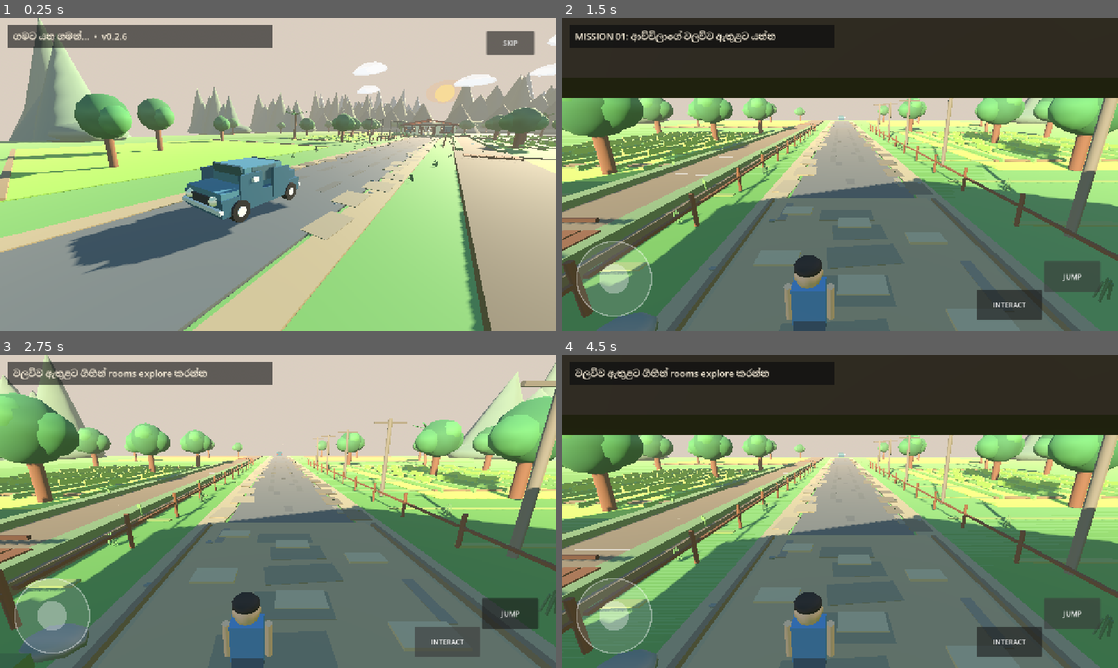
Above: before the commit, frames 1-4 (two rows, left to right).
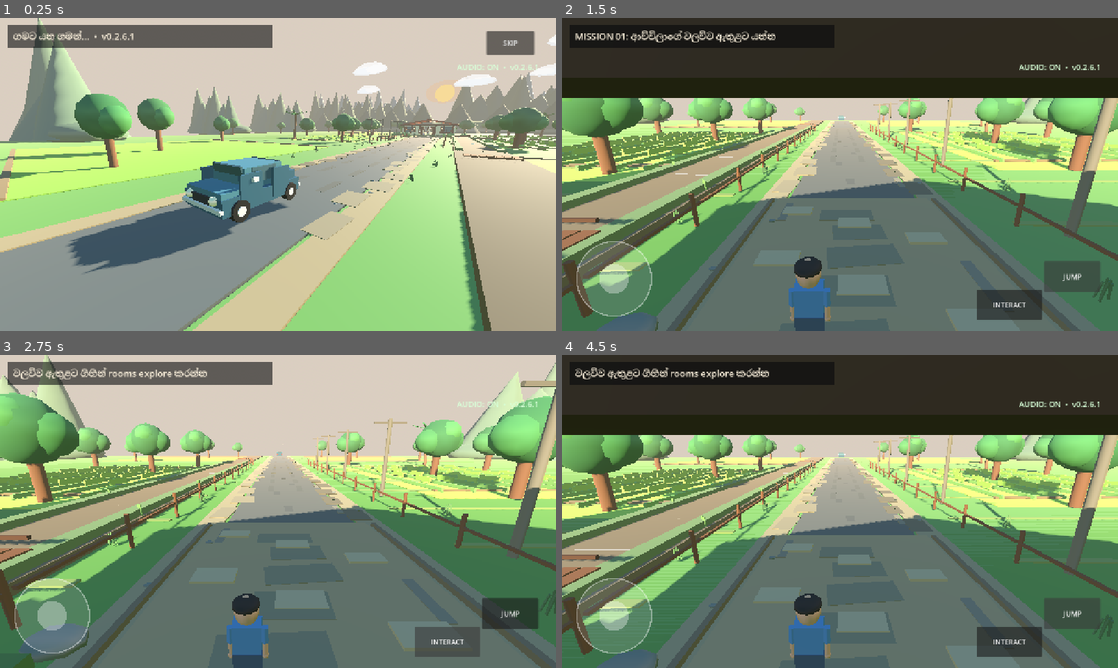
Above: after the commit, the same moments.

Repository: goldencenter432-sys/Gampiyasa
Game: Godot game, scene res://main.tscn
Same seed, same stepped clock (60 frames per second), same inputs: the game is played once before the commit and once after it.
Inputs:
- Up to frame 1 (0.25 s): no input
- Up to frame 2 (1.5 s): click "SKIP" at 0.5 s; click "JUMP" at 1.25 s
- Up to frame 3 (2.75 s): click "INTERACT" at 2 s
- Up to frame 4 (4.5 s): click "JUMP" at 2.75 s; click "INTERACT" at 3.5 s; click "JUMP" at 4.25 s

The runs differ from the first frame. In frame 1, 0.1% of the frame differs, in the area x 23-97%, y 4-37%; in frame 2, 0.7%, in the area x 39-97%, y 14-100%; in frame 3, 0.6%; in frame 4, 0.7%.

Commit message:
v0.2.6.1: jointed character rigs, natural walk cycles and audio verification

Diff:
--- a/scripts/main.gd
+++ b/scripts/main.gd
@@ -44,6 +44,8 @@
 var jump_btn: Button
 var interact_btn: Button
 var skip_btn: Button
+var audio_status: Label
+var audio_status_timer: float = 5.0
 var yaw := 0.0
 var pitch := -0.15
 var jump_request := false
@@ -214,21 +216,51 @@
 		light.omni_range = 7
 		h.add_child(light)
 
+func joint_segment(parent: Node3D, node_name: String, p: Vector3, radius: float, length: float, color: Color) -> Node3D:
+	var joint: Node3D = Node3D.new()
+	joint.name = node_name
+	joint.position = p
+	parent.add_child(joint)
+	var segment: MeshInstance3D = cylinder(joint,Vector3(0,-length*0.5,0),radius,length,color)
+	segment.name = node_name + "_Mesh"
+	return joint
+
 func person(parent: Node, p: Vector3, cloth: Color, scale_v := 1.0) -> Node3D:
-	var n := Node3D.new()
+	var n: Node3D = Node3D.new()
 	n.position = p
 	n.scale = Vector3.ONE * scale_v
 	parent.add_child(n)
-	cylinder(n,Vector3(0,1.15,0),0.38,1.45,cloth)
-	sphere(n,Vector3(0,2.1,0),0.34,Color("d3a07d"))
-	var hair: MeshInstance3D = sphere(n,Vector3(0,2.28,0.03),0.33,Color("2d241f"))
-	hair.scale = Vector3(1.0,0.48,1.0)
-	sphere(n,Vector3(-0.10,2.10,-0.31),0.032,Color("1f1d1c"))
-	sphere(n,Vector3(0.10,2.10,-0.31),0.032,Color("1f1d1c"))
-	cylinder(n,Vector3(-0.16,0.35,0),0.1,0.7,Color("383635"))
-	cylinder(n,Vector3(0.16,0.35,0),0.1,0.7,Color("383635"))
-	cylinder(n,Vector3(-0.48,1.18,0),0.09,0.82,Color("d3a07d"))
-	cylinder(n,Vector3(0.48,1.18,0),0.09,0.82,Color("d3a07d"))
+	var rig: Node3D = Node3D.new()
+	rig.name = "RigRoot"
+	n.add_child(rig)
+
+	# Layered body proportions with joint pivots so animation bends from shoulders/hips.
+	var pelvis: MeshInstance3D = box(rig,Vector3(0,0.72,0),Vector3(0.66,0.34,0.40),cloth.darkened(0.12))
+	pelvis.name = "Pelvis"
+	var torso: MeshInstance3D = cylinder(rig,Vector3(0,1.35,0),0.38,1.10,cloth)
+	torso.name = "Torso"
+	torso.scale = Vector3(1.0,1.0,0.72)
+	cylinder(rig,Vector3(0,1.92,0),0.105,0.20,Color("c58f70"))
+	var head: MeshInstance3D = sphere(rig,Vector3(0,2.20,0),0.35,Color("c58f70"))
+	head.scale = Vector3(0.92,1.06,0.92)
+	var hair: MeshInstance3D = sphere(rig,Vector3(0,2.39,0.04),0.34,Color("29211d"))
+	hair.scale = Vector3(0.98,0.47,0.98)
+	sphere(rig,Vector3(-0.105,2.22,-0.31),0.030,Color("1b1918"))
+	sphere(rig,Vector3(0.105,2.22,-0.31),0.030,Color("1b1918"))
+	var nose: MeshInstance3D = sphere(rig,Vector3(0,2.12,-0.335),0.045,Color("bd8468"))
+	nose.scale = Vector3(0.75,1.05,0.65)
+	box(rig,Vector3(0,2.02,-0.335),Vector3(0.15,0.025,0.02),Color("85514d"))
+
+	for side_i: int in range(2):
+		var side: float = -1.0 if side_i == 0 else 1.0
+		var suffix: String = "L" if side_i == 0 else "R"
+		var upper_arm: Node3D = joint_segment(rig,"UpperArm"+suffix,Vector3(0.47*side,1.72,0),0.095,0.48,cloth)
+		var lower_arm: Node3D = joint_segment(upper_arm,"LowerArm"+suffix,Vector3(0,-0.47,0),0.082,0.44,Color("c58f70"))
+		sphere(lower_arm,Vector3(0,-0.48,0),0.105,Color("c58f70"))
+		var thigh: Node3D = joint_segment(rig,"Thigh"+suffix,Vector3(0.18*side,0.64,0),0.115,0.52,Color("3c3a38"))
+		var calf: Node3D = joint_segment(thigh,"Calf"+suffix,Vector3(0,-0.50,0),0.095,0.47,Color("4a4743"))
+		var shoe: MeshInstance3D = box(calf,Vector3(0,-0.50,-0.08),Vector3(0.25,0.15,0.40),Color("282828"))
+		shoe.name = "Shoe"+suffix
 	return n
 
 func build_child(parent: Node, p: Vector3, shirt: Color, scale_v: float = 1.0) -> Node3D:
@@ -236,56 +268,82 @@
 	n.position = p
 	n.scale = Vector3.ONE * scale_v
 	parent.add_child(n)
-	# More natural child silhouette: torso, head, arms, shorts and separated legs.
-	box(n,Vector3(0,1.20,0),Vector3(0.72,0.95,0.42),shirt)
-	sphere(n,Vector3(0,1.95,0),0.31,Color("d3a07d"))
-	# Hair cap and simple facial hints.
-	var hair: MeshInstance3D = sphere(n,Vector3(0,2.12,0.02),0.30,Color("2b211c"))
-	hair.scale = Vector3(1.02,0.55,1.0)
-	sphere(n,Vector3(-0.10,1.99,-0.29),0.035,Color("1f1d1c"))
-	sphere(n,Vector3(0.10,1.99,-0.29),0.035,Color("1f1d1c"))
-	box(n,Vector3(0,1.86,-0.31),Vector3(0.18,0.035,0.025),Color("8f5c55"))
-	# Arms.
-	cylinder(n,Vector3(-0.46,1.18,0),0.09,0.82,Color("d3a07d"))
-	cylinder(n,Vector3(0.46,1.18,0),0.09,0.82,Color("d3a07d"))
-	# Shorts + legs.
-	box(n,Vector3(0,0.70,0),Vector3(0.70,0.38,0.44),Color("3f4f67"))
-	cylinder(n,Vector3(-0.20,0.28,0),0.10,0.72,Color("b98568"))
-	cylinder(n,Vector3(0.20,0.28,0),0.10,0.72,Color("b98568"))
-	# Shoes.
-	box(n,Vector3(-0.20,-0.09,-0.06),Vector3(0.25,0.14,0.42),Color("2f2f2f"))
-	box(n,Vector3(0.20,-0.09,-0.06),Vector3(0.25,0.14,0.42),Color("2f2f2f"))
+	var rig: Node3D = Node3D.new()
+	rig.name = "RigRoot"
+	n.add_child(rig)
+
+	var torso: MeshInstance3D = box(rig,Vector3(0,1.24,0),Vector3(0.62,0.82,0.36),shirt)
+	torso.name = "Torso"
+	box(rig,Vector3(0,0.76,0),Vector3(0.64,0.34,0.38),Color("3c4b62"))
+	cylinder(rig,Vector3(0,1.69,0),0.085,0.15,Color("c58f70"))
+	var head: MeshInstance3D = sphere(rig,Vector3(0,1.94,0),0.30,Color("c58f70"))
+	head.scale = Vector3(0.94,1.08,0.94)
+	var hair: MeshInstance3D = sphere(rig,Vector3(0,2.11,0.03),0.30,Color("29211d"))
+	hair.scale = Vector3(1.0,0.48,1.0)
+	sphere(rig,Vector3(-0.09,1.96,-0.27),0.030,Color("1b1918"))
+	sphere(rig,Vector3(0.09,1.96,-0.27),0.030,Color("1b1918"))
+	var nose: MeshInstance3D = sphere(rig,Vector3(0,1.88,-0.292),0.040,Color("bd8468"))
+	nose.scale = Vector3(0.72,1.0,0.62)
+	box(rig,Vector3(0,1.79,-0.296),Vector3(0.14,0.024,0.018),Color("87524e"))
+
+	for side_i: int in range(2):
+		var side: float = -1.0 if side_i == 0 else 1.0
+		var suffix: String = "L" if side_i == 0 else "R"
+		var upper_arm: Node3D = joint_segment(rig,"UpperArm"+suffix,Vector3(0.38*side,1.50,0),0.078,0.39,shirt)
+		var lower_arm: Node3D = joint_segment(upper_arm,"LowerArm"+suffix,Vector3(0,-0.38,0),0.065,0.34,Color("c58f70"))
+		sphere(lower_arm,Vector3(0,-0.37,0),0.080,Color("c58f70"))
+		var thigh: Node3D = joint_segment(rig,"Thigh"+suffix,Vector3(0.17*side,0.62,0),0.090,0.40,Color("b98568"))
+		var calf: Node3D = joint_segment(thigh,"Calf"+suffix,Vector3(0,-0.38,0),0.075,0.37,Color("b98568"))
+		box(calf,Vector3(0,-0.40,-0.07),Vector3(0.22,0.13,0.34),Color("2f2f2f"))
 	return n
 
 func animate_walk_pose(n: Node3D, phase: float, amount: float, child_model: bool = false) -> void:
-	var swing: float = sin(phase) * 26.0 * amount
-	if child_model:
-		if n.get_child_count() >= 8:
-			var arm_l: Node3D = n.get_child(3) as Node3D
-			var arm_r: Node3D = n.get_child(4) as Node3D
-			var leg_l: Node3D = n.get_child(6) as Node3D
-			var leg_r: Node3D = n.get_child(7) as Node3D
-			arm_l.rotation_degrees.x = swing
-			arm_r.rotation_degrees.x = -swing
-			leg_l.rotation_degrees.x = -swing * 0.65
-			leg_r.rotation_degrees.x = swing * 0.65
-	else:
-		if n.get_child_count() >= 6:
-			var leg_l: Node3D = n.get_child(2) as Node3D
-			var leg_r: Node3D = n.get_child(3) as Node3D
-			var arm_l: Node3D = n.get_child(4) as Node3D
-			var arm_r: Node3D = n.get_child(5) as Node3D
-			leg_l.rotation_degrees.x = -swing * 0.65
-			leg_r.rotation_degrees.x = swing * 0.65
-			arm_l.rotation_degrees.x = swing
-			arm_r.rotation_degrees.x = -swing
+	var rig: Node3D = n.find_child("RigRoot",true,false) as Node3D
+	if rig == null:
+		return
+	var swing: float = sin(phase) * (22.0 if child_model else 18.0) * amount
+	var knee_bend_l: float = maxf(0.0,sin(phase))*24.0*amount
+	var knee_bend_r: float = maxf(0.0,-sin(phase))*24.0*amount
+	var arm_l: Node3D = n.find_child("UpperArmL",true,false) as Node3D
+	var arm_r: Node3D = n.find_child("UpperArmR",true,false) as Node3D
+	var fore_l: Node3D = n.find_child("LowerArmL",true,false) as Node3D
+	var fore_r: Node3D = n.find_child("LowerArmR",true,false) as Node3D
+	var thigh_l: Node3D = n.find_child("ThighL",true,false) as Node3D
+	var thigh_r: Node3D = n.find_child("ThighR",true,false) as Node3D
+	var calf_l: Node3D = n.find_child("CalfL",true,false) as Node3D
+	var calf_r: Node3D = n.find_child("CalfR",true,false) as Node3D
+	if arm_l != null:
+		arm_l.rotation_degrees.x = swing
+	if arm_r != null:
+		arm_r.rotation_degrees.x = -swing
+	if fore_l != null:
+		fore_l.rotation_degrees.x = -8.0*amount + maxf(0.0,-sin(phase))*12.0*amount
+	if fore_r != null:
+		fore_r.rotation_degrees.x = -8.0*amount + maxf(0.0,sin(phase))*12.0*amount
+	if thigh_l != null:
+		thigh_l.rotation_degrees.x = -swing*0.70
+	if thigh_r != null:
+		thigh_r.rotation_degrees.x = swing*0.70
+	if calf_l != null:
+		calf_l.rotation_degrees.x = knee_bend_l
+	if calf_r != null:
+		calf_r.rotation_degrees.x = knee_bend_r
+	rig.position.y = absf(sin(phase))*0.025*amount
+	rig.rotation_degrees.z = sin(phase*0.5)*1.2*amount
+	if amount <= 0.001:
+		rig.position.y = 0.0
+		rig.rotation_degrees = Vector3.ZERO
 
 func animate_grandma_welcome(amount: float) -> void:
-	if grandma == null or grandma.get_child_count() < 7:
+	if grandma == null:
 		return
-	var arm_r: Node3D = grandma.get_child(6) as Node3D
-	arm_r.rotation_degrees.z = lerpf(0.0,-38.0,amount)
-	arm_r.rotation_degrees.x = sin(amount*PI)*18.0
+	var arm_r: Node3D = grandma.find_child("UpperArmR",true,false) as Node3D
+	var fore_r: Node3D = grandma.find_child("LowerArmR",true,false) as Node3D
+	if arm_r != null:
+		arm_r.rotation_degrees.z = lerpf(0.0,-42.0,amount)
+		arm_r.rotation_degrees.x = lerpf(0.0,16.0,amount)
+	if fore_r != null:
+		fore_r.rotation_degrees.x = lerpf(0.0,-28.0,amount)
 
 func update_third_person_camera() -> void:
 	var inside_house: bool = player.global_position.z > 22.0
@@ -318,28 +376,38 @@
 
 func build_grandma(p: Vector3) -> Node3D:
 	var n: Node3D = Node3D.new()
-	n.name = "Grandma_v0_2_5"
+	n.name = "Grandma_v0_2_6_1"
 	n.position = p
 	n.scale = Vector3.ONE * 0.92
 	add_child(n)
-	# Elderly body proportions and traditional warm clothing.
-	cylinder(n,Vector3(0,1.05,0),0.42,1.35,Color("d7cbb1"))
-	box(n,Vector3(0,1.08,0.06),Vector3(0.92,1.15,0.20),Color("8e657f"))
-	sphere(n,Vector3(0,2.02,0),0.36,Color("c99a78"))
-	sphere(n,Vector3(-0.10,2.03,-0.33),0.032,Color("2a2420"))
-	sphere(n,Vector3(0.10,2.03,-0.33),0.032,Color("2a2420"))
-	box(n,Vector3(0,1.90,-0.34),Vector3(0.16,0.03,0.025),Color("8a5850"))
-	# Grey hair cap + bun.
-	sphere(n,Vector3(0,2.22,0.05),0.34,Color("c9c7c0"))
-	sphere(n,Vector3(0.0,2.23,0.34),0.20,Color("b7b5af"))
-	# Arms and legs.
-	cylinder(n,Vector3(-0.46,1.12,0),0.10,0.92,Color("c99a78"))
-	cylinder(n,Vector3(0.46,1.12,0),0.10,0.92,Color("c99a78"))
-	cylinder(n,Vector3(-0.17,0.34,0),0.10,0.65,Color("4f4944"))
-	cylinder(n,Vector3(0.17,0.34,0),0.10,0.65,Color("4f4944"))
-	# Small shawl/sari accent so she reads clearly from the arrival camera.
-	var shawl: MeshInstance3D = box(n,Vector3(0.16,1.35,-0.24),Vector3(0.42,1.15,0.12),Color("7d5973"))
-	shawl.rotation_degrees.z = -10.0
+	var rig: Node3D = Node3D.new()
+	rig.name = "RigRoot"
+	n.add_child(rig)
+	var torso: MeshInstance3D = cylinder(rig,Vector3(0,1.25,0),0.42,1.15,Color("d7cbb1"))
+	torso.scale = Vector3(1.04,1.0,0.78)
+	box(rig,Vector3(0.10,1.26,-0.15),Vector3(0.78,1.02,0.18),Color("8e657f"))
+	cylinder(rig,Vector3(0,1.85,0),0.095,0.16,Color("bd876c"))
+	var head: MeshInstance3D = sphere(rig,Vector3(0,2.08,0),0.35,Color("bd876c"))
+	head.scale = Vector3(0.96,1.05,0.96)
+	sphere(rig,Vector3(-0.10,2.10,-0.32),0.030,Color("27221f"))
+	sphere(rig,Vector3(0.10,2.10,-0.32),0.030,Color("27221f"))
+	var nose: MeshInstance3D = sphere(rig,Vector3(0,2.00,-0.345),0.046,Color("b27b63"))
+	nose.scale = Vector3(0.72,1.08,0.62)
+	box(rig,Vector3(0,1.91,-0.35),Vector3(0.15,0.025,0.02),Color("7f4f4a"))
+	var hair: MeshInstance3D = sphere(rig,Vector3(0,2.29,0.05),0.34,Color("bebbb4"))
+	hair.scale = Vector3(1.0,0.50,1.0)
+	sphere(rig,Vector3(0.0,2.30,0.34),0.18,Color("aaa7a2"))
+	for side_i: int in range(2):
+		var side: float = -1.0 if side_i == 0 else 1.0
+		var suffix: String = "L" if side_i == 0 else "R"
+		var upper_arm: Node3D = joint_segment(rig,"UpperArm"+suffix,Vector3(0.47*side,1.58,0),0.09,0.44,Color("8e657f"))
+		var lower_arm: Node3D = joint_segment(upper_arm,"LowerArm"+suffix,Vector3(0,-0.42,0),0.075,0.39,Color("bd876c"))
+		sphere(lower_arm,Vector3(0,-0.42,0),0.09,Color("bd876c"))
+		var thigh: Node3D = joint_segment(rig,"Thigh"+suffix,Vector3(0.17*side,0.72,0),0.10,0.42,Color("514b46"))
+		var calf: Node3D = joint_segment(thigh,"Calf"+suffix,Vector3(0,-0.40,0),0.085,0.39,Color("4f4944"))
+		box(calf,Vector3(0,-0.42,-0.06),Vector3(0.23,0.13,0.34),Color("2d2b2a"))
+	var shawl: MeshInstance3D = box(rig,Vector3(0.17,1.40,-0.25),Vector3(0.40,1.05,0.10),Color("76556d"))
+	shawl.rotation_degrees.z = -11.0
 	return n
 
 func build_people_and_car() -> void:
@@ -461,7 +529,7 @@
 	objective.size = Vector2(585,36)
 	objective.add_theme_font_size_override("font_size",21)
 	objective.add_theme_color_override("font_color",Color("fff4df"))
-	objective.text = "ගමට යන ගමන්...  •  v0.2.6"
+	objective.text = "ගමට යන ගමන්...  •  v0.2.6.1"
 	layer.add_child(objective)
 
 	dialogue_panel = ColorRect.new()
@@ -504,6 +572,14 @@
 	skip_btn.size = Vector2(110,55)
 	skip_btn.pressed.connect(begin_play)
 	layer.add_child(skip_btn)
+	audio_status = Label.new()
+	audio_status.position = Vector2(1005,100)
+	audio_status.size = Vector2(235,40)
+	audio_status.horizontal_alignment = HORIZONTAL_ALIGNMENT_RIGHT
+	audio_status.add_theme_font_size_override("font_size",18)
+	audio_status.add_theme_color_override("font_color",Color("d8ffd8"))
+	audio_status.text = "AUDIO: ON  •  v0.2.6.1"
+	layer.add_child(audio_status)
 
 func make_wav(freq: float, seconds: float, noise := false) -> AudioStreamWAV:
 	var rate := 22050
@@ -525,13 +601,16 @@
 	return wav
 
 func build_audio() -> void:
+	AudioServer.set_bus_mute(0,false)
+	AudioServer.set_bus_volume_db(0,-2.0)
 	ambience = AudioStreamPlayer.new()
 	var birds := make_wav(1450,0.7)
 	birds.loop_mode = AudioStreamWAV.LOOP_FORWARD
 	ambience.stream = birds
-	ambience.volume_db = -22
+	ambience.volume_db = -36
 	add_child(ambience)
-	ambience.play()
+	# v0.2.6.1 uses AudioV026 for the main ambient bed.
+	ambience.stop()
 	engine = AudioStreamPlayer3D.new()
 	var eng := make_wav(95,1.2)
 	eng.loop_mode = AudioStreamWAV.LOOP_FORWARD
@@ -555,6 +634,10 @@
 	clock += delta
 	if audio_v026 != null and audio_v026.has_method("update_cues"):
 		audio_v026.call("update_cues",int(state),clock)
+	if audio_status != null and audio_status.visible:
+		audio_status_timer -= delta
+		if audio_status_timer <= 0.0:
+			audio_status.visible = false
 	if state == GameState.DRIVE:
 		var t: float = clampf(clock / 18.0, 0.0, 1.0)
 		car.position = drive_a.lerp(drive_b, smoothstep(0.0, 1.0, t))
@@ -754,8 +837,9 @@
 		animate_walk_pose(body_visual,Time.get_ticks_msec()*0.012,0.75,true)
 		step_timer -= delta
 		if step_timer <= 0 and player.is_on_floor():
+			step_sound.pitch_scale = randf_range(0.92,1.06)
 			step_sound.play()
-			step_timer = 0.45
+			step_timer = 0.43
 	else:
 		animate_walk_pose(body_visual,0.0,0.0,true)
 		step_timer = 0
